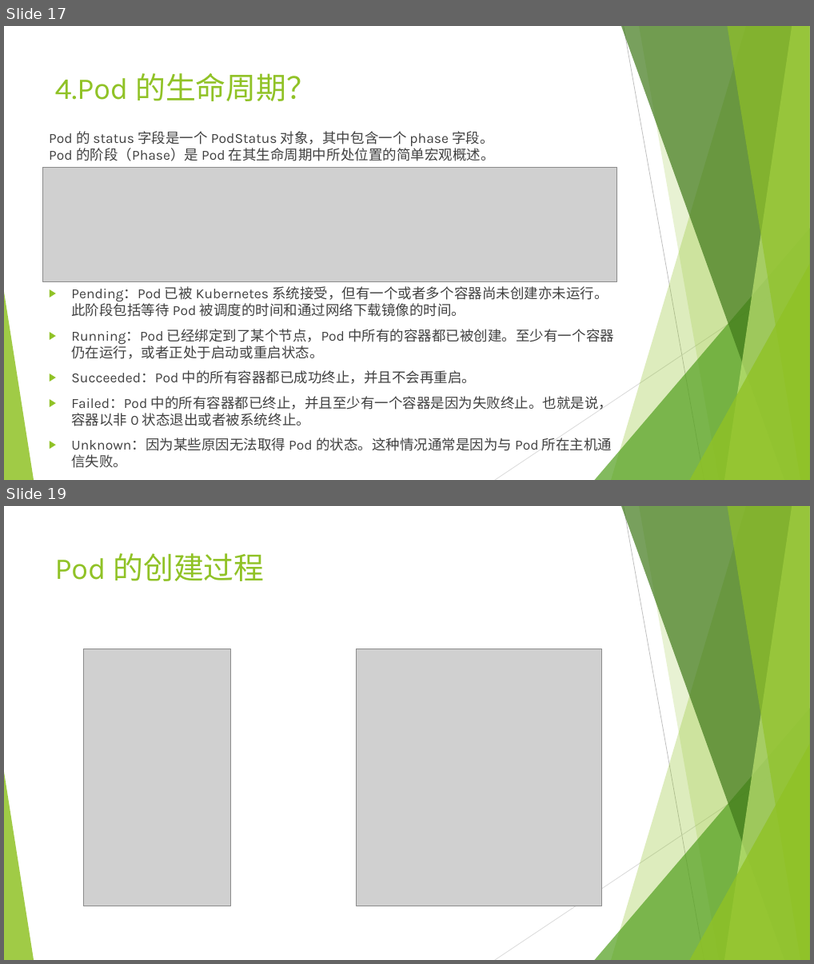
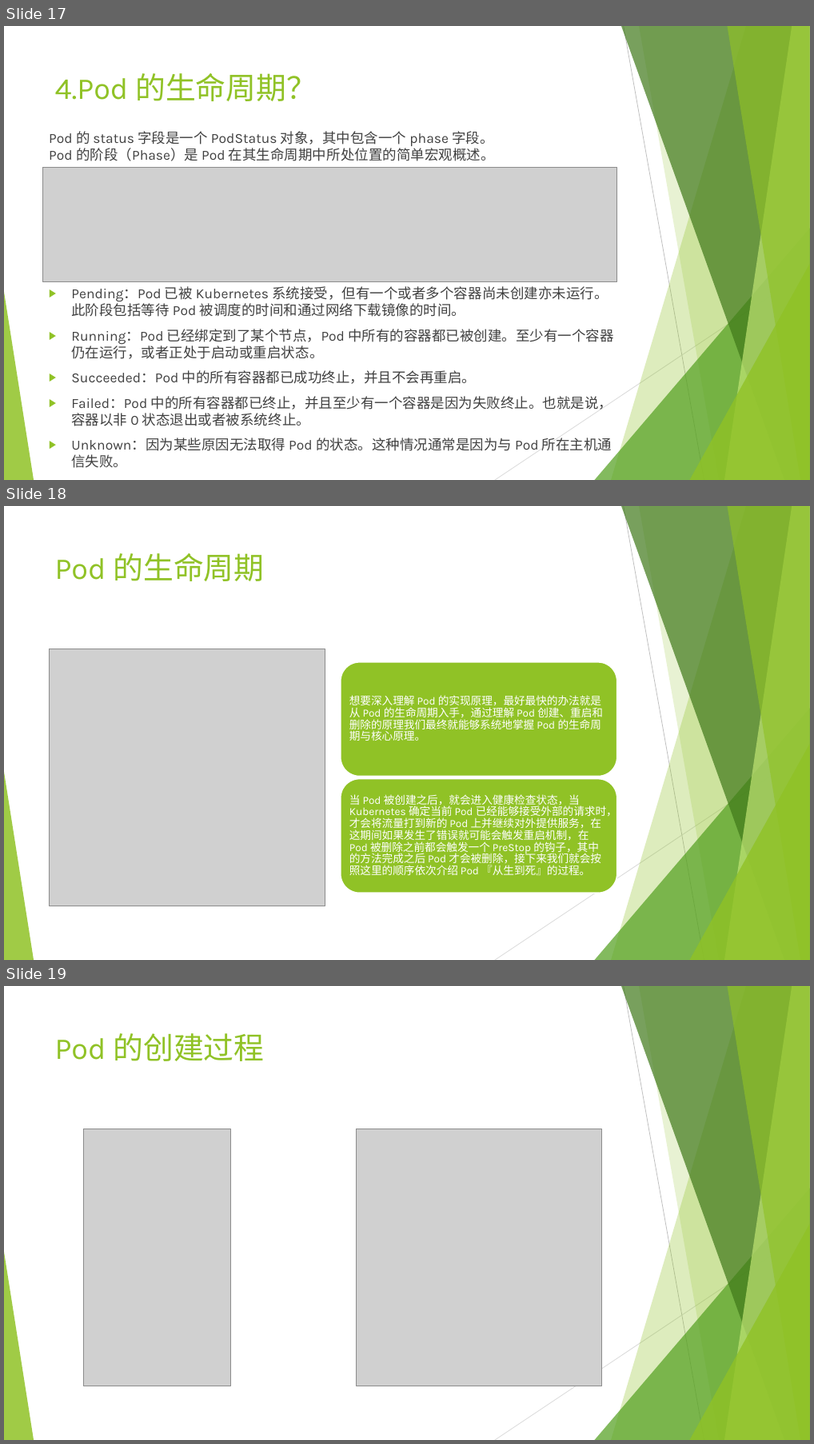
Before and after one commit to qinyudong89/qinyudong.github.io, a slide deck: _posts/k8s/Kubernetes原理.pptx. Shown one above the other, each under a label of ours: slides 17 and 19 before the commit, slides 17, 18 and 19 after it; the slides between them are not shown. The pictures are 814x964 and 814x1444 pixels, drawn with LibreOffice and Linux fonts; fonts in the diff are those of the drawing; grey boxes stand for pictures. Boxes give left, top, right and bottom in pixels: in the first picture for what was removed or moved away, otherwise in the second. Text is boxed around its words. In the diff, an @@ line names an element or a change of style, - is before the commit and + after.

Commit message:
feat: k8s file update

```diff
--- a/_posts/k8s/Kubernetes原理.pptx
+++ b/_posts/k8s/Kubernetes原理.pptx
@@ slide 18 added at bbox=[4, 506, 810, 960], background #FFFFFF; not listed: 10 template elements that a slide beside it also shows @@
@@ title added at bbox=[55, 553, 264, 581], 36 pt, text #90C226 @@
+Pod 的生命周期
@@ picture added at bbox=[49, 648, 326, 905] @@
@@ group added at bbox=[341, 662, 618, 893]: 2 rounded rectangles, 2 texts @@
+想要深入理解 Pod 的实现原理，最好最快的办法就是从 Pod 的生命周期入手，通过理解 Pod 创建、重启和删除的原理我们最终就能够系统地掌握 Pod 的生命周期与核心原理。
+当 Pod 被创建之后，就会进入健康检查状态，当 Kubernetes 确定当前 Pod 已经能够接受外部的请求时，才会将流量打到新的 Pod 上并继续对外提供服务，在这期间如果发生了错误就可能会触发重启机制，在 Pod 被删除之前都会触发一个 PreStop 的钩子，其中的方法完成之后 Pod 才会被删除，接下来我们就会按照这里的顺序依次介绍 Pod 『从生到死』的过程。
```
Also in this commit, not shown: 2 other slides added, 1 slide removed.
